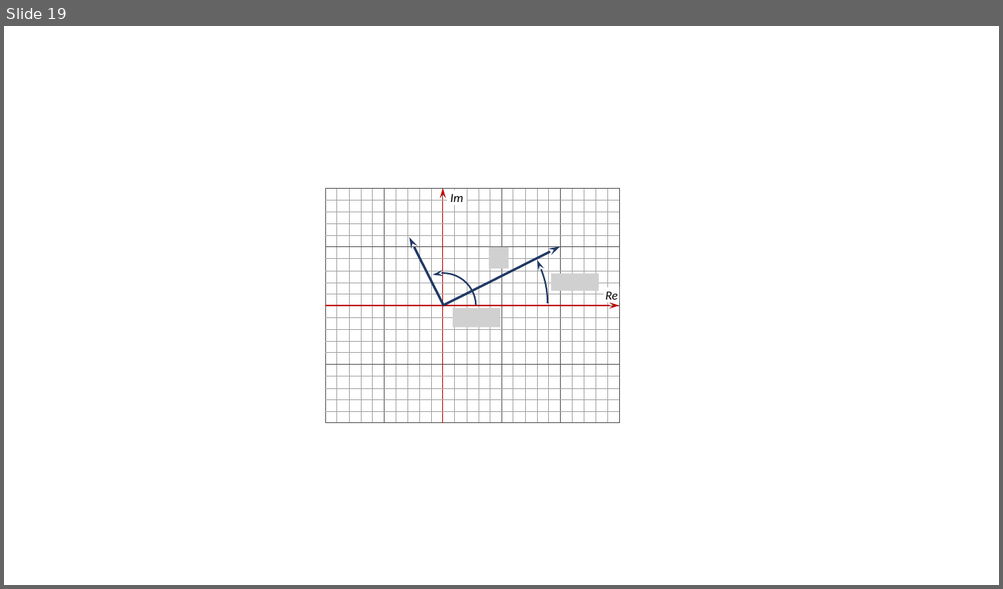
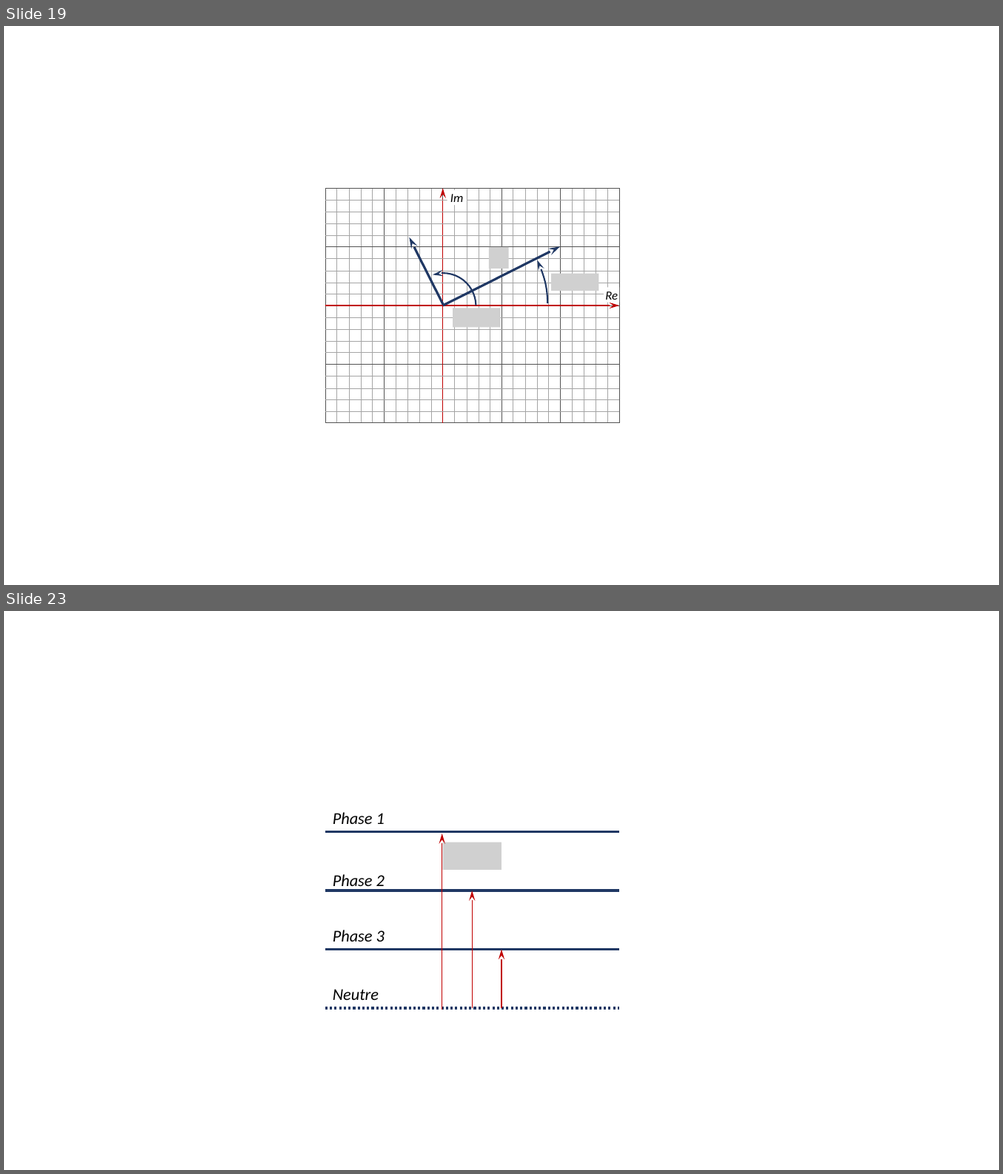
Before and after one commit to xpessoles/PT_GenieElectrique, a slide deck: 04_SourceSinusoidale/04_SourceSinusoidale.pptx. Shown one above the other, each under a label of ours: slide 19 before the commit, slides 19 and 23 after it; the slides between them are not shown. The pictures are 1003x589 and 1003x1174 pixels, drawn with LibreOffice and Linux fonts; fonts in the diff are those of the drawing; grey boxes stand for pictures; background and template pictures are left out. Boxes give left, top, right and bottom in pixels: in the first picture for what was removed or moved away, otherwise in the second. Text is boxed around its words. In the diff, an @@ line names an element or a change of style, - is before the commit and + after.

```diff
--- a/04_SourceSinusoidale/04_SourceSinusoidale.pptx
+++ b/04_SourceSinusoidale/04_SourceSinusoidale.pptx
@@ slide 23 added at box(4, 611, 999, 1170), background #FFFFFF @@
@@ line added from (325, 832) to (619, 832), #203864 2.25 pt @@
@@ text added at box(333, 812, 384, 824), 16 pt, text #000000, italic @@
+Phase 1
@@ arrow added from (442, 1010) to (442, 834), #C00000 1 pt @@
@@ picture added at box(443, 843, 502, 870) @@
@@ text added at box(333, 874, 384, 891), 16 pt, text #000000, italic @@
+Phase 2
@@ line added from (325, 891) to (619, 891), #203864 2.25 pt @@
@@ arrow added from (472, 1008) to (472, 891), #C00000 1 pt @@
@@ text added at box(333, 930, 384, 942), 16 pt, text #000000, italic @@
+Phase 3
@@ line added from (325, 950) to (619, 950), #203864 2.25 pt @@
@@ arrow added from (502, 1008) to (502, 950), #C00000 1 pt @@
@@ line added from (325, 1008) to (619, 1008), #203864 2.25 pt dashed @@
@@ text added at box(333, 989, 378, 1000), 16 pt, text #000000, italic @@
+Neutre
```
Also in this commit, not shown: 3 other slides added, 3 other files.
